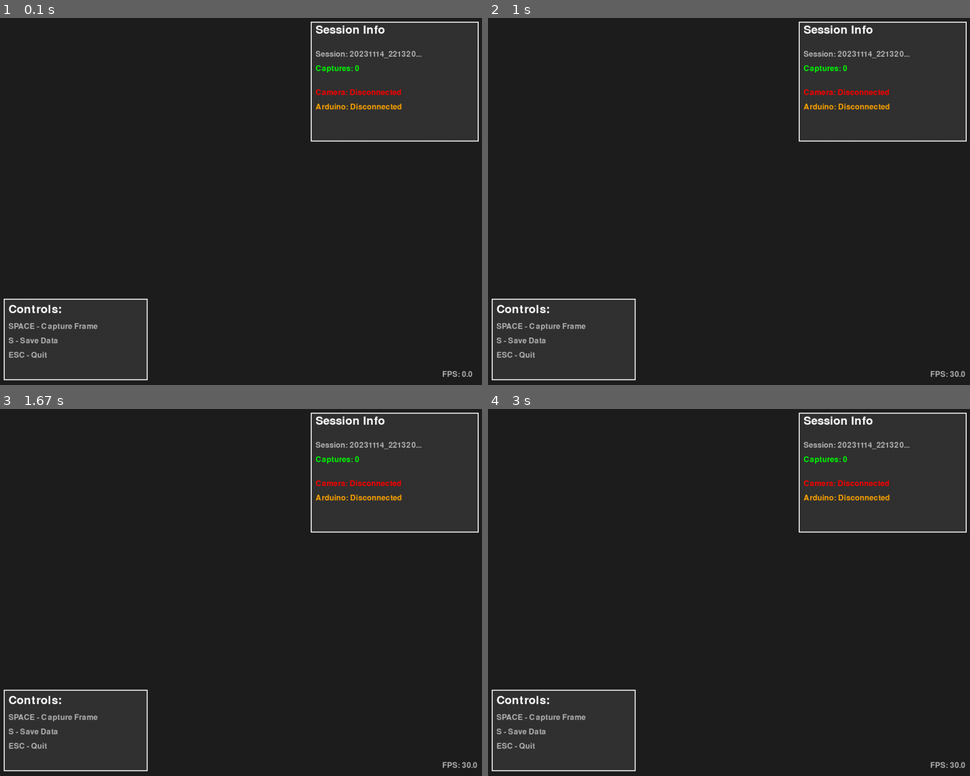
Above: before the commit, frames 1-4 (two rows, left to right).
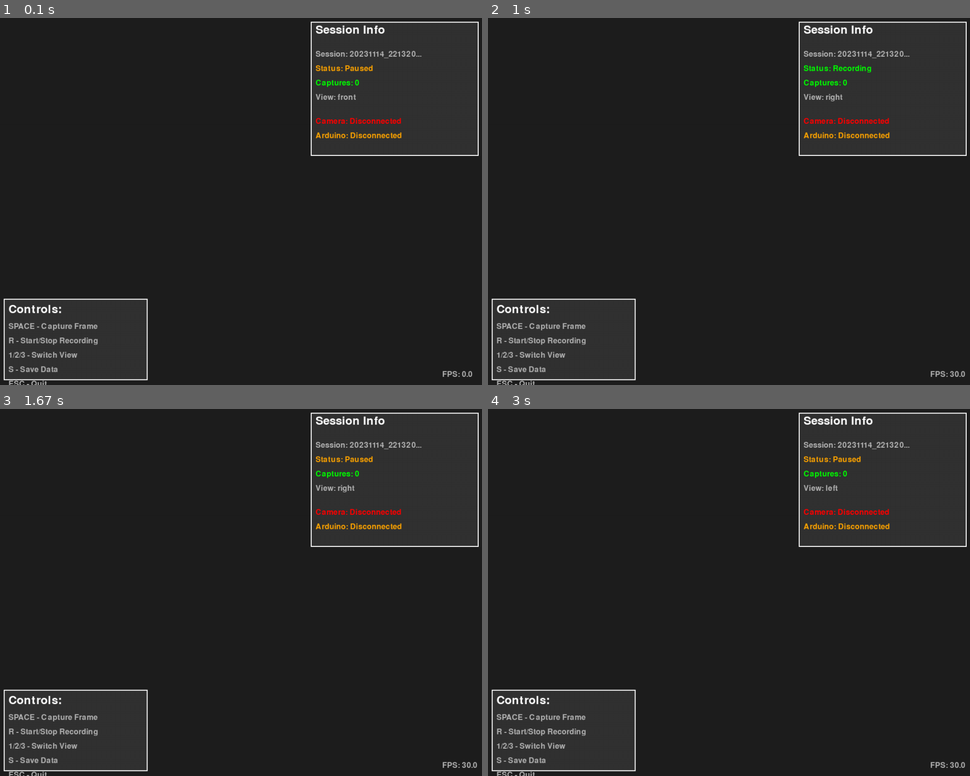
Above: after the commit, the same moments.

Repository: MustaphaLargou25/dave-collect
Game: pygame game, started from main.py
Two runs of this game, one before a commit and one after it. Both use one fixed random seed, a clock stepped at 60 frames per second and the inputs below.
Inputs:
- Up to frame 1 (0.1 s): no input
- Up to frame 2 (1 s): tap 3 at 0.33 s; hold R from 0.67 s (still down)
- Up to frame 3 (1.67 s): release R at 1.13 s; hold R 1.17-1.63 s
- Up to frame 4 (3 s): tap 1 at 1.67 s; tap S at 2 s; tap 2 at 2.83 s

The runs differ from the first frame. In frame 1, 1.7% of the frame differs, in the area x 1-100%, y 12-100%; in frame 2, 1.7%; in frame 3, 1.7%; in frame 4, 1.7%.

Commit message:
feat(dataset): initialize dataset folders and steering log for multi-view captures
Initialize dataset structure with per-view folders (front, left, right) and a steering.csv at the dataset root. Extend DataLogger to save images under the appropriate view folder and log steering angles with timestamps to steering.csv. Add runtime controls to the app/UI to support start/stop recording and switch views (keys 1-3) and capture frames (SPACE). Introduce session handling and summary saving.

This enables multi-view data collection with a centralized steering log.

Diff:
--- a/config.py
+++ b/config.py
@@ -42,6 +42,9 @@
     BASE_PATH = "datasets"
     IMAGE_FORMAT = "jpg"
     IMAGE_QUALITY = 95
+    DATASET_PATH = "dataset"
+    VIEWS = ["front", "left", "right"]
+    STEERING_CSV = "steering.csv"
 
 
 class AppConfig:
--- a/data_logger.py
+++ b/data_logger.py
@@ -8,6 +8,7 @@
 import os
 import cv2
 import json
+import csv
 from datetime import datetime
 from typing import Optional, Dict, Any
 import numpy as np
@@ -24,21 +25,36 @@
             base_path: Base directory for storing datasets
         """
         self.base_path = base_path
-        self.images_path = os.path.join(base_path, "images")
-        self.labels_path = os.path.join(base_path, "labels")
-        self.metadata_path = os.path.join(base_path, "metadata")
+        self.dataset_path = os.path.join(base_path, "dataset")
+        self.views = ["front", "left", "right"]
+        self.view_paths = {}
+
+        self.csv_filename = "steering.csv"
+        self.csv_filepath = os.path.join(self.dataset_path, self.csv_filename)
 
         self.session_id: Optional[str] = None
         self.capture_count = 0
+        self.is_recording = False
+        self.recording_start_time: Optional[datetime] = None
 
         self._ensure_directories()
+        self._init_csv()
 
     def _ensure_directories(self):
         """Ensure all required directories exist."""
-        os.makedirs(self.images_path, exist_ok=True)
-        os.makedirs(self.labels_path, exist_ok=True)
-        os.makedirs(self.metadata_path, exist_ok=True)
-        print(f"Data logger initialized. Base path: {self.base_path}")
+        os.makedirs(self.dataset_path, exist_ok=True)
+        for view in self.views:
+            view_path = os.path.join(self.dataset_path, view)
+            os.makedirs(view_path, exist_ok=True)
+            self.view_paths[view] = view_path
+        print(f"Data logger initialized. Dataset path: {self.dataset_path}")
+
+    def _init_csv(self):
+        """Initialize steering CSV file with headers."""
+        if not os.path.exists(self.csv_filepath):
+            with open(self.csv_filepath, 'w', newline='') as f:
+                writer = csv.writer(f)
+                writer.writerow(['timestamp', 'view', 'steering_angle', 'capture_index'])
 
     def start_session(self, session_name: Optional[str] = None):
         """
@@ -55,6 +71,21 @@
         self.capture_count = 0
         print(f"Started logging session: {self.session_id}")
 
+    def start_recording(self):
+        """Start recording data."""
+        self.is_recording = True
+        self.recording_start_time = datetime.now()
+        print("Recording started")
+
+    def stop_recording(self):
+        """Stop recording data."""
+        self.is_recording = False
+        print("Recording stopped")
+
+    def is_active(self) -> bool:
+        """Check if recording is active."""
+        return self.is_recording
+
     def get_timestamp(self) -> str:
         """
         Get current timestamp string.
@@ -64,13 +95,36 @@
         """
         return datetime.now().strftime('%Y%m%d_%H%M%S_%f')[:-3]
 
-    def save_image(self, frame: np.ndarray, label: Optional[str] = None) -> Optional[str]:
-        """
-        Save a captured frame as an image.
+    def save_steering_data(self, steering_angle: float, view: str = "front") -> bool:
+        """
+        Save steering angle with timestamp to CSV.
+
+        Args:
+            steering_angle: The steering angle value
+            view: Which camera view this data belongs to
+
+        Returns:
+            bool: True if saved successfully
+        """
+        try:
+            timestamp = self.get_timestamp()
+            with open(self.csv_filepath, 'a', newline='') as f:
+                writer = csv.writer(f)
+                writer.writerow([timestamp, view, steering_angle, self.capture_count])
+            return True
+        except Exception as e:
+            print(f"Error saving steering data: {e}")
+            return False
+
+    def save_image(self, frame: np.ndarray, view: str = "front",
+                   steering_angle: Optional[float] = None) -> Optional[str]:
+        """
+        Save a captured frame as an image in the appropriate view folder.
 
         Args:
             frame: Image frame to save
-            label: Optional label for the image
+            view: Which view folder to save to (front, left, right)
+            steering_angle: Optional steering angle to log
 
         Returns:
             Optional[str]: Filename if saved successfully, None otherwise
@@ -79,63 +133,75 @@
             print("Error: Cannot save None frame")
             return None
 
+        if view not in self.views:
+            print(f"Error: Unknown view '{view}'. Valid views: {self.views}")
+            return None
+
         if self.session_id is None:
             self.start_session()
 
         timestamp = self.get_timestamp()
         filename = f"{self.session_id}_{self.capture_count:04d}_{timestamp}.jpg"
-        filepath = os.path.join(self.images_path, filename)
+        filepath = os.path.join(self.view_paths[view], filename)
 
         try:
             cv2.imwrite(filepath, frame)
             self.capture_count += 1
-            print(f"Image saved: {filename}")
+
+            if steering_angle is not None:
+                self.save_steering_data(steering_angle, view)
+
+            print(f"Image saved: {view}/{filename}")
             return filename
         except Exception as e:
             print(f"Error saving image: {e}")
             return None
 
-    def save_label(self, filename: str, label_data: Dict[str, Any]) -> bool:
+    def save_label(self, filename: str, label_data: Dict[str, Any], view: str = "front") -> bool:
         """
         Save label/annotation data for a captured image.
 
         Args:
             filename: Name of the associated image file
             label_data: Dictionary containing label information
+            view: Which view folder the image is in
 
         Returns:
             bool: True if saved successfully
         """
         try:
             base_name = os.path.splitext(filename)[0]
+            view_folder = self.view_paths.get(view, self.view_paths["front"])
             label_filename = f"{base_name}.json"
-            label_filepath = os.path.join(self.labels_path, label_filename)
+            label_filepath = os.path.join(view_folder, label_filename)
 
             with open(label_filepath, 'w') as f:
                 json.dump(label_data, f, indent=2)
 
-            print(f"Label saved: {label_filename}")
+            print(f"Label saved: {view}/{label_filename}")
             return True
 
         except Exception as e:
             print(f"Error saving label: {e}")
             return False
 
-    def save_metadata(self, filename: str, metadata: Dict[str, Any]) -> bool:
+    def save_metadata(self, filename: str, metadata: Dict[str, Any], view: str = "front") -> bool:
         """
         Save metadata for a capture (sensor data, timestamps, etc.).
 
         Args:
             filename: Name of the associated image file
             metadata: Dictionary containing metadata
+            view: Which view folder the image is in
 
         Returns:
             bool: True if saved successfully
         """
         try:
             base_name = os.path.splitext(filename)[0]
+            view_folder = self.view_paths.get(view, self.view_paths["front"])
             metadata_filename = f"{base_name}.json"
-            metadata_filepath = os.path.join(self.metadata_path, metadata_filename)
+            metadata_filepath = os.path.join(view_folder, metadata_filename)
 
             metadata['timestamp'] = self.get_timestamp()
             metadata['session_id'] = self.session_id
@@ -144,27 +210,35 @@
             with open(metadata_filepath, 'w') as f:
                 json.dump(metadata, f, indent=2)
 
-            print(f"Metadata saved: {metadata_filename}")
+            print(f"Metadata saved: {view}/{metadata_filename}")
             return True
 
         except Exception as e:
             print(f"Error saving metadata: {e}")
             return False
 
-    def save_capture(self, frame: np.ndarray, label_data: Optional[Dict[str, Any]] = None,
+    def save_capture(self, frame: np.ndarray, view: str = "front",
+                    steering_angle: Optional[float] = None,
+                    label_data: Optional[Dict[str, Any]] = None,
                     sensor_data: Optional[Dict[str, Any]] = None) -> bool:
         """
-        Save a complete capture including image, label, and metadata.
+        Save a complete capture including image, steering data, label, and metadata.
 
         Args:
             frame: Image frame to save
+            view: Which view folder to save to (front, left, right)
+            steering_angle: Optional steering angle to log
             label_data: Optional label/annotation data
             sensor_data: Optional sensor readings
 
         Returns:
             bool: True if all data saved successfully
         """
-        filename = self.save_image(frame)
+        if not self.is_recording:
+            print("Warning: Not recording. Call start_recording() first.")
+            return False
+
+        filename = self.save_image(frame, view, steering_angle)
 
         if filename is None:
             return False
@@ -172,11 +246,11 @@
         success = True
 
         if label_data:
-            success = success and self.save_label(filename, label_data)
+            success = success and self.save_label(filename, label_data, view)
 
         if sensor_data:
             metadata = {'sensor_data': sensor_data}
-            success = success and self.save_metadata(filename, metadata)
+            success = success and self.save_metadata(filename, metadata, view)
 
         return success
 
@@ -197,13 +271,14 @@
                 'total_captures': self.capture_count,
                 'start_time': self.session_id,
                 'end_time': self.get_timestamp(),
-                'images_path': self.images_path,
-                'labels_path': self.labels_path,
-                'metadata_path': self.metadata_path
+                'dataset_path': self.dataset_path,
+                'views': self.views,
+                'csv_file': self.csv_filename,
+                'recording_active': self.is_recording
             }
 
             summary_filename = f"session_{self.session_id}_summary.json"
-            summary_filepath = os.path.join(self.metadata_path, summary_filename)
+            summary_filepath = os.path.join(self.dataset_path, summary_filename)
 
             with open(summary_filepath, 'w') as f:
                 json.dump(summary, f, indent=2)
--- a/main.py
+++ b/main.py
@@ -26,6 +26,7 @@
         self.running = False
         self.current_frame = None
         self.sensor_data = {}
+        self.current_view = "front"
 
         print("=" * 50)
         print("Data Collection System")
@@ -59,6 +60,8 @@
         print("\nInitialization complete!")
         print("\nControls:")
         print("  SPACE - Capture and save frame")
+        print("  R     - Toggle recording (Start/Stop)")
+        print("  1/2/3 - Switch view (front/left/right)")
         print("  S     - Save session summary")
         print("  ESC   - Quit application")
         print("-" * 50)
@@ -82,8 +85,14 @@
     def handle_capture(self):
         """Handle capture event - save frame with sensor data."""
         if self.current_frame is not None and self.logger:
+            steering_angle = None
+            if self.sensor_data and 'steering' in self.sensor_data:
+                steering_angle = self.sensor_data['steering']
+
             success = self.logger.save_capture(
                 frame=self.current_frame,
+                view=self.current_view,
+                steering_angle=steering_angle,
                 sensor_data=self.sensor_data if self.sensor_data else None
             )
 
@@ -92,6 +101,23 @@
                 return True
         return False
 
+    def handle_toggle_recording(self):
+        """Toggle recording on/off."""
+        if self.logger:
+            if self.logger.is_active():
+                self.logger.stop_recording()
+            else:
+                self.logger.start_recording()
+            return self.logger.is_active()
+        return False
+
+    def handle_switch_view(self, view_key: str):
+        """Switch the current camera view."""
+        view_map = {'1': 'front', '2': 'left', '3': 'right'}
+        if view_key in view_map:
+            self.current_view = view_map[view_key]
+            print(f"Switched to view: {self.current_view}")
+
     def handle_save_summary(self):
         """Handle save session summary event."""
         if self.logger:
@@ -110,7 +136,7 @@
         frame_info_x = 660
         y_offset = 20
 
-        self.ui.draw_panel((frame_info_x - 10, y_offset - 10, 350, 250), title="Session Info")
+        self.ui.draw_panel((frame_info_x - 10, y_offset - 10, 350, 280), title="Session Info")
         y_offset += 50
 
         if self.logger:
@@ -118,7 +144,16 @@
             capture_count = self.logger.get_capture_count()
             self.ui.draw_text(f"Session: {session_id[:20]}...", (frame_info_x, y_offset), color='text_secondary')
             y_offset += 30
+
+            recording_status = "Recording" if self.logger.is_active() else "Paused"
+            recording_color = "success" if self.logger.is_active() else "warning"
+            self.ui.draw_text(f"Status: {recording_status}", (frame_info_x, y_offset), color=recording_color)
+            y_offset += 30
+
             self.ui.draw_text(f"Captures: {capture_count}", (frame_info_x, y_offset), color='success')
+            y_offset += 30
+
+            self.ui.draw_text(f"View: {self.current_view}", (frame_info_x, y_offset), color='text_secondary')
             y_offset += 50
 
         camera_status = "Connected" if (self.camera and self.camera.is_initialized) else "Disconnected"
@@ -131,7 +166,7 @@
         self.ui.draw_text(f"Arduino: {arduino_status}", (frame_info_x, y_offset), color=arduino_color)
 
         if self.sensor_data:
-            sensor_y = 290
+            sensor_y = 310
             self.ui.draw_panel((frame_info_x - 10, sensor_y, 350, 200), title="Sensor Data")
             self.ui.draw_sensor_data(self.sensor_data, (frame_info_x, sensor_y + 50))
 
@@ -166,6 +201,13 @@
                 if events['save']:
                     self.handle_save_summary()
 
+                if events.get('toggle_recording'):
+                    self.handle_toggle_recording()
+
+                view_key = events.get('switch_view')
+                if view_key:
+                    self.handle_switch_view(view_key)
+
                 self.update_camera()
                 self.update_sensors()
                 self.render_ui()
--- a/ui_pygame.py
+++ b/ui_pygame.py
@@ -78,7 +78,9 @@
             'key_pressed': None,
             'capture': False,
             'save': False,
-            'escape': False
+            'escape': False,
+            'toggle_recording': False,
+            'switch_view': None
         }
 
         for event in pygame.event.get():
@@ -97,6 +99,17 @@
 
                 elif event.key == pygame.K_s:
                     events['save'] = True
+
+                elif event.key == pygame.K_r:
+                    events['toggle_recording'] = True
+
+                elif event.key in (pygame.K_1, pygame.K_2, pygame.K_3):
+                    if event.key == pygame.K_1:
+                        events['switch_view'] = '1'
+                    elif event.key == pygame.K_2:
+                        events['switch_view'] = '2'
+                    elif event.key == pygame.K_3:
+                        events['switch_view'] = '3'
 
         return events
 
@@ -199,6 +212,8 @@
         instructions = [
             "Controls:",
             "SPACE - Capture Frame",
+            "R - Start/Stop Recording",
+            "1/2/3 - Switch View",
             "S - Save Data",
             "ESC - Quit"
         ]
Not shown, removed: datasets/images/.gitkeep
Not shown, removed: datasets/labels/.gitkeep
Not shown, removed: datasets/metadata/.gitkeep
